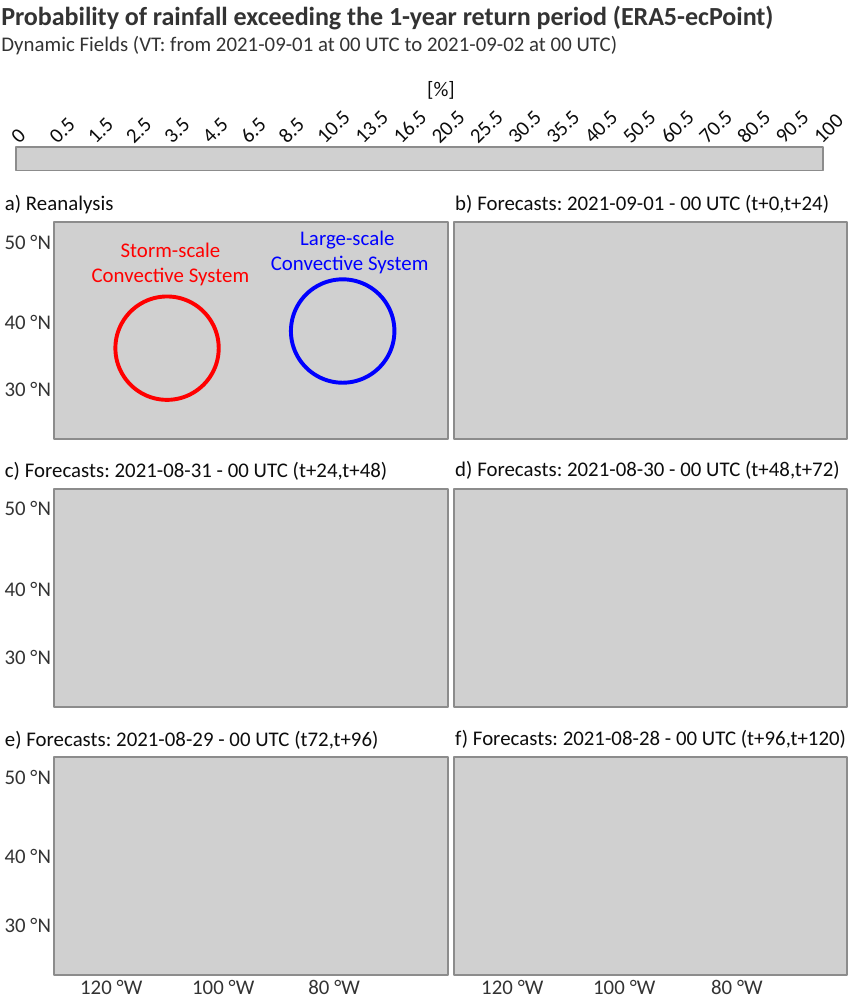
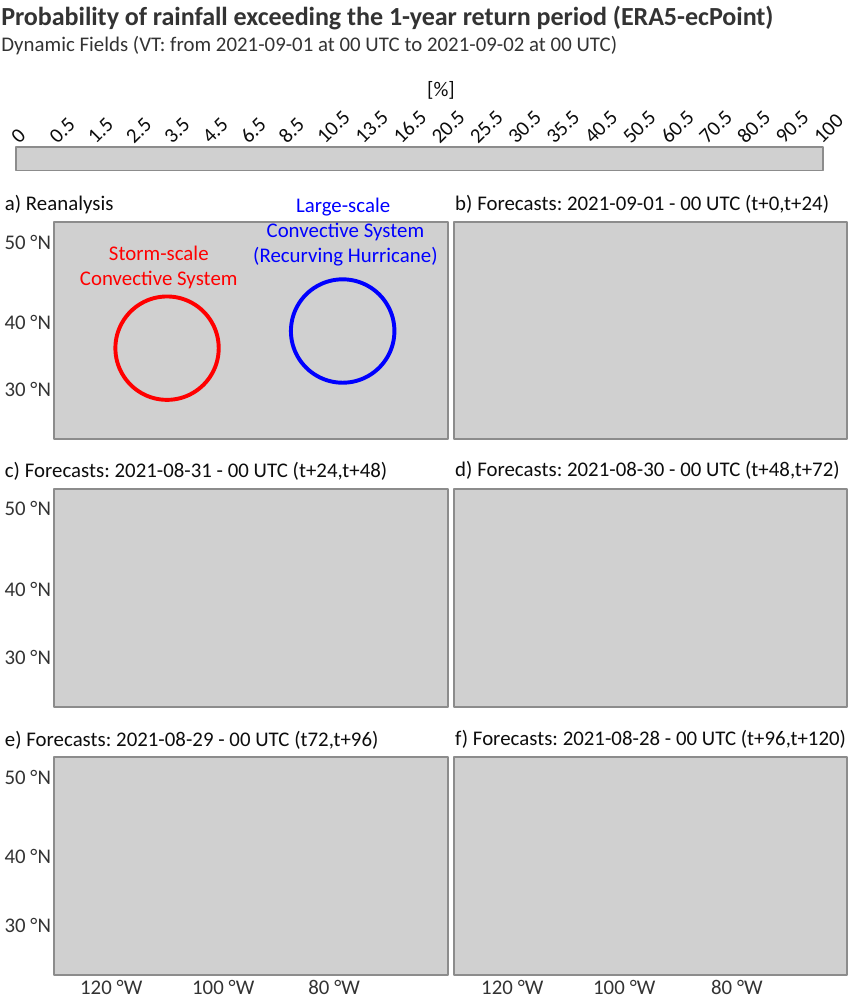
Before and after one commit to FatimaPillosu/thesis, a slide deck: slide 1 of chapter_04/figures/prob_tp_exceeding_1rp.pptx. Drawn at 849x1008 pixels with LibreOffice and Linux fonts; fonts in the diff are those of the drawing; grey boxes stand for pictures. Boxes give left, top, right and bottom in pixels: in the first picture for what was removed or moved away, otherwise in the second. Text is boxed around its words. In the diff, an @@ line names an element or a change of style, - is before the commit and + after.

```diff
--- a/chapter_04/figures/prob_tp_exceeding_1rp.pptx
+++ b/chapter_04/figures/prob_tp_exceeding_1rp.pptx
@@ text "Large-scale": place and size @@
-text "Large-scale" at bbox=[271, 230, 428, 274]
+text "Large-scale" at bbox=[253, 197, 438, 266]
@@ text "Storm-scale Convective System": place and size @@
-text "Storm-scale Convective System" at bbox=[92, 242, 249, 286]
+text "Storm-scale Convective System" at bbox=[80, 245, 237, 289]
@@ text at bbox=[253, 247, 438, 266]: paragraph added @@
+(Recurving Hurricane)
```
Also in this commit, not shown: 3 other files.
